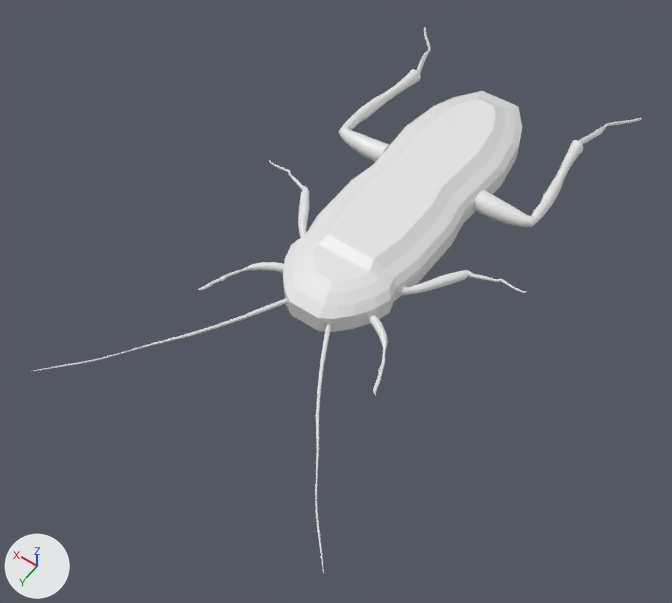
Two versions of the FBX model Assets/Models/cockroach.fbx, one commit apart.
The view is the same before and after, from a 50 mm camera at (-0.879, 2.157, 1.852) aimed at (0.073, 0.825, -0.242). Arrows for +X, +Y and +Z are at lower left; the lights stay in place. Where no turn or scale is listed for an object, it has been applied to the vertices.

Names of what the first picture shows: 'Arm.Left', 'Arm.Right', 'Back.Leg.Left', 'Back.Leg.Right', 'Body', 'Middle.Leg.Left', 'Middle.Leg.Right', 'Sensor.Left', 'Sensor.Right'.
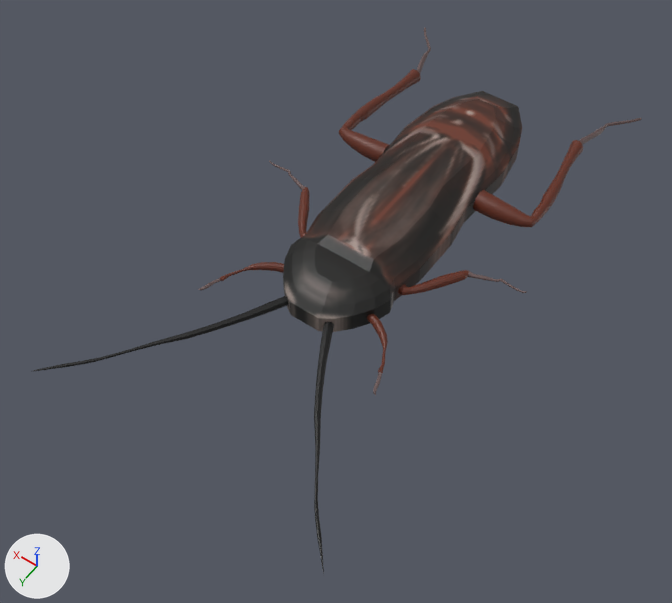
What differs and where, as boxes (x1, y1, x2, y2) in the pictures (672 x 603 px; the box of a moved part takes in the faces that stretch with it):
'Body', surface changed: (283, 91, 522, 332) in both
'Back.Leg.Left', recoloured (white to brown): (473, 118, 642, 227) in both
'Back.Leg.Right', recoloured (white to brown): (339, 28, 431, 162) in both
'Sensor.Right', recoloured (grey to black): (33, 296, 288, 371) in both
'Sensor.Left', recoloured, reshaped (white to black, 24% wider): before (315, 323, 331, 573); after (314, 322, 334, 573)
'Middle.Leg.Left', recoloured (white to brown): (398, 270, 526, 295) in both
'Middle.Leg.Right', recoloured (white to brown): (269, 161, 309, 238) in both
'Arm.Left', recoloured (white to brown): (367, 314, 388, 395) in both
'Arm.Right', recoloured (white to brown): (198, 262, 284, 291) in both
part 1 of me_cylinder_009, moved or reshaped: before (315, 323, 331, 570); after (314, 322, 334, 570)

What changed in the scene script:
```text
Add img_cockroaches_jpg:
    img_cockroaches_jpg = load_image('cockroaches.jpg', '../../blenderfiles/cockroaches.jpg', 2480, 1595, 'sRGB')
Change mat_leg:
    mat_leg.base_color: (0.8, 0.8, 0.8) -> (0.12, 0.0212, 0.0075)  # white #e7e7e7 -> brown #612815
Change mat_foot:
    mat_foot.base_color: (0.8, 0.8, 0.8) -> (0.136, 0.0865, 0.0844)  # white #e7e7e7 -> brown #675352
Change mat_sensor:
    mat_sensor.base_color: (0.8, 0.8, 0.8) -> (0.000911, 0.000911, 0.000911)  # white #e7e7e7 -> black #030303
Change mat_head:
    remove mat_head.base_color = (0.8, 0.8, 0.8)  # white #e7e7e7
    mat_head.roughness: 0.4 -> 0.5
    add mat_head.texture = img_cockroaches_jpg
Change mat_body:
    remove mat_body.base_color = (0.8, 0.8, 0.8)  # white #e7e7e7
    mat_body.roughness: 0.4 -> 0.5
    add mat_body.texture = img_cockroaches_jpg
Change me_cube_002:
    where me_cube_002.from_pydata(...)  # 130 vertices, 128 faces; spans x -0.177..0.177, y -0.657..0.4, z -0.004..0.111
    used by ob_body; location = (0.068, 0.577, -0.171)
    me_cube_002 part 2: texture (UV) coordinates of 128 of 128 faces, centred in x -0.176..0.176, y -0.657..0.4, z -0.004..0.111, changed; they spanned u 0.12..0.88, v 0.0..1.0 and now span u 0.0..0.54, v 0.0..0.73
Change me_cylinder_009:
    used by ob_sensor_left; location = (-0.079, 1.151, -0.143); rotation_euler = (1.571, 0.0, 0.0), in degrees (90, 0, 0); scale = (-1.0, -1.0, -1.0)
    remove me_cylinder_009.from_pydata(...)  # 105 vertices, 105 faces; spans x -0.083..0.318, y -0.007..0.007, z -0.194..0.377
    add me_cylinder_009.from_pydata(...)  # 105 vertices, 105 faces; spans x -0.088..0.318, y -0.013..0.013, z -0.198..0.377
    me_cylinder_009 part 1: 96 of 105 vertices moved; they spanned x -0.083..0.26, y -0.007..0.007, z -0.194..0.313 and now span x -0.088..0.261, y -0.013..0.013, z -0.198..0.314; mean shift (0.0, 0.0, 0.0); largest move (-0.073, -0.005, -0.193) -> (-0.069, -0.009, -0.196)
```
